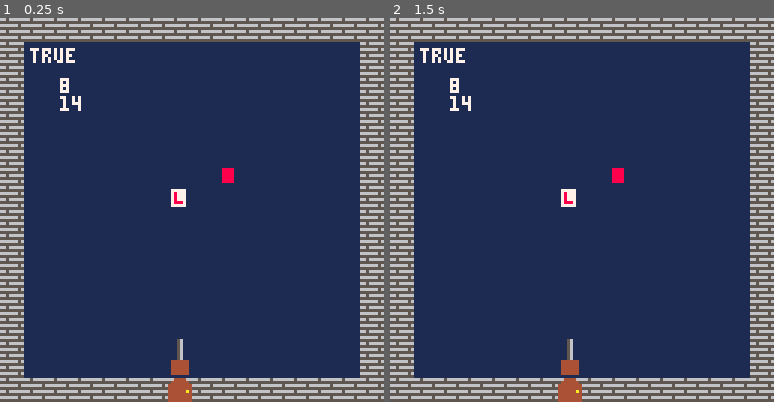
Above: before the commit, frames 1-2 (left to right).
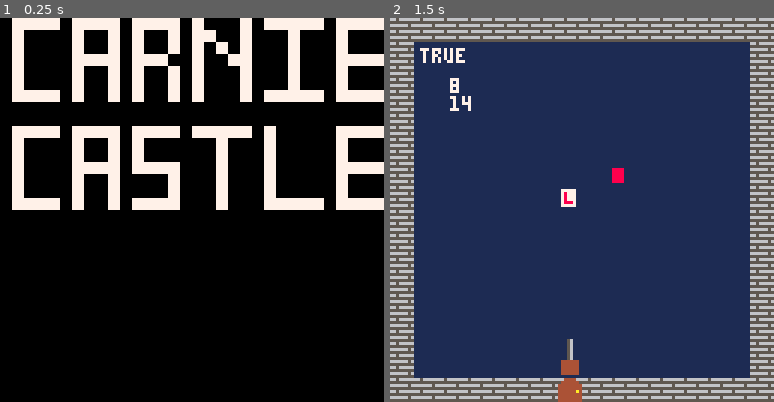
Above: after the commit, the same moments.

Repository: hhratcliffe/CarnieCastle
Game: PICO-8 cartridge carniecastle.p8
The game is run twice, just before and just after one commit, with the same random seed, the same clock (stepped at 60 frames per second) and the same inputs.
Inputs:
- Up to frame 1 (0.25 s): no input
- Up to frame 2 (1.5 s): tap X (X key) at 0.33, 1.07 s; tap O (Z key) at 0.7 s

The runs differ from the first frame. In frame 1, 100% of the frame differs, in the area x 0-100%, y 0-100%; in frame 2, nothing differs.

Commit message:
Title Screen Addition
Added a title screen that displayes upon run. I also split the init, update, and draw functions into three functions. One that calls the function for the approptiate mode, one for title mode and one for game mode.

Diff:
--- a/carniecastle.p8
+++ b/carniecastle.p8
@@ -178,32 +178,6 @@
 	end
 end
 
-
-function _init()
-	--sets up gameboard with nil values
-	gb={}
-	floor = {}
-	for i=1,16 do
-		gb[i]={}
-		floor[i] = {}
-		for j=1,16 do
-			floor[i][j] = 100
-			gb[i][j]=nil
-			if j==1 or j==16 or i==1 or i== 16 then
-				gb[i][j]=210
-			end
-		end
-	end
-	--put player at position [8][15] in gb
-	gb[8][15]=0
-
-	--put lesser clown at 8,8
-	gb[8][8] = 10 + north
-
-	--put juggler at 10,7
-	gb[10][7] = 20+south
-end
-
 function ai(i, j)
 	entity = gb[i][j]
 	xoff = player.x - i
@@ -267,7 +241,55 @@
 	temp=nil
 end
 
+function _init()
+	titleinit()
+end
+
+function titleinit()
+	mode=0
+end
+
+function gameinit()
+	mode=1
+	--sets up gameboard with nil values
+	gb={}
+	floor = {}
+	for i=1,16 do
+		gb[i]={}
+		floor[i] = {}
+		for j=1,16 do
+			floor[i][j] = 100
+			gb[i][j]=nil
+			if j==1 or j==16 or i==1 or i== 16 then
+				gb[i][j]=210
+			end
+		end
+	end
+	--put player at position [8][15] in gb
+	gb[8][15]=0
+
+	--put lesser clown at 8,8
+	gb[8][8] = 10 + north
+
+	--put juggler at 10,7
+	gb[10][7] = 20+south
+end
+
 function _update()
+	if mode==0 then
+		titleupdate()
+	else
+		gameupdate()
+	end
+end
+
+function titleupdate()
+	if btn(4,0) then
+		gameinit()
+	end
+end
+
+function gameupdate()
 	if pturn then
 		playermovement()
 	else
@@ -281,6 +303,19 @@
 end
 
 function _draw()
+	if mode==0 then
+		titledraw()
+	else
+		gamedraw()
+	end
+end
+
+function titledraw()
+	cls()
+	sspr(0,34,32,32,0,0,128,128)
+end
+
+function gamedraw()
 	cls()
 	rectfill(0,0,128,128,1)
 
@@ -361,22 +395,22 @@
 00000000000000000000000000000000000000000000000000000000000000000000000000000000000000000000000000000000000000000000000000000000
 00000000000000000000000000000000000000000000000000000000000000000000000000000000000000000000000000000000000000000000000000000000
 00000000000000000000000000000000000000000000000000000000000000000000000000000000000000000000000000000000000000000000000000000000
-00000000000000000000000000000000000000000000000000000000000000000000000000000000000000000000000000000000000000000000000000000000
-00000000000000000000000000000000000000000000000000000000000000000000000000000000000000000000000000000000000000000000000000000000
-00000000000000000000000000000000000000000000000000000000000000000000000000000000000000000000000000000000000000000000000000000000
-00000000000000000000000000000000000000000000000000000000000000000000000000000000000000000000000000000000000000000000000000000000
-00000000000000000000000000000000000000000000000000000000000000000000000000000000000000000000000000000000000000000000000000000000
-00000000000000000000000000000000000000000000000000000000000000000000000000000000000000000000000000000000000000000000000000000000
-00000000000000000000000000000000000000000000000000000000000000000000000000000000000000000000000000000000000000000000000000000000
-00000000000000000000000000000000000000000000000000000000000000000000000000000000000000000000000000000000000000000000000000000000
-00000000000000000000000000000000000000000000000000000000000000000000000000000000000000000000000000000000000000000000000000000000
-00000000000000000000000000000000000000000000000000000000000000000000000000000000000000000000000000000000000000000000000000000000
-00000000000000000000000000000000000000000000000000000000000000000000000000000000000000000000000000000000000000000000000000000000
-00000000000000000000000000000000000000000000000000000000000000000000000000000000000000000000000000000000000000000000000000000000
-00000000000000000000000000000000000000000000000000000000000000000000000000000000000000000000000000000000000000000000000000000000
-00000000000000000000000000000000000000000000000000000000000000000000000000000000000000000000000000000000000000000000000000000000
-00000000000000000000000000000000000000000000000000000000000000000000000000000000000000000000000000000000000000000000000000000000
-00000000000000000000000000000000000000000000000000000000000000000000000000000000000000000000000000000000000000000000000000000000
+07777077770777707000707777707777000000000000000000000000000000000000000000000000000000000000000000000000000000000000000000000000
+07000070070700707700700070007000000000000000000000000000000000000000000000000000000000000000000000000000000000000000000000000000
+07000070070700707070700070007000000000000000000000000000000000000000000000000000000000000000000000000000000000000000000000000000
+07000077770777007007700070007777000000000000000000000000000000000000000000000000000000000000000000000000000000000000000000000000
+07000070070700707000700070007000000000000000000000000000000000000000000000000000000000000000000000000000000000000000000000000000
+07000070070700707000700070007000000000000000000000000000000000000000000000000000000000000000000000000000000000000000000000000000
+07777070070700707000707777707777000000000000000000000000000000000000000000000000000000000000000000000000000000000000000000000000
+00000000000000000000000000000000000000000000000000000000000000000000000000000000000000000000000000000000000000000000000000000000
+00000000000000000000000000000000000000000000000000000000000000000000000000000000000000000000000000000000000000000000000000000000
+07777077770777707777707000007777000000000000000000000000000000000000000000000000000000000000000000000000000000000000000000000000
+07000070070700000070007000007000000000000000000000000000000000000000000000000000000000000000000000000000000000000000000000000000
+07000070070700000070007000007000000000000000000000000000000000000000000000000000000000000000000000000000000000000000000000000000
+07000077770777700070007000007777000000000000000000000000000000000000000000000000000000000000000000000000000000000000000000000000
+07000070070000700070007000007000000000000000000000000000000000000000000000000000000000000000000000000000000000000000000000000000
+07000070070000700070007000007000000000000000000000000000000000000000000000000000000000000000000000000000000000000000000000000000
+07777070070777700070007777707777000000000000000000000000000000000000000000000000000000000000000000000000000000000000000000000000
 00000000000000000000000000000000000000000000000000000000000000000000000000000000000000000000000000000000000000000000000000000000
 00000000000000000000000000000000000000000000000000000000000000000000000000000000000000000000000000000000000000000000000000000000
 00000000000000000000000000000000000000000000000000000000000000000000000000000000000000000000000000000000000000000000000000000000
